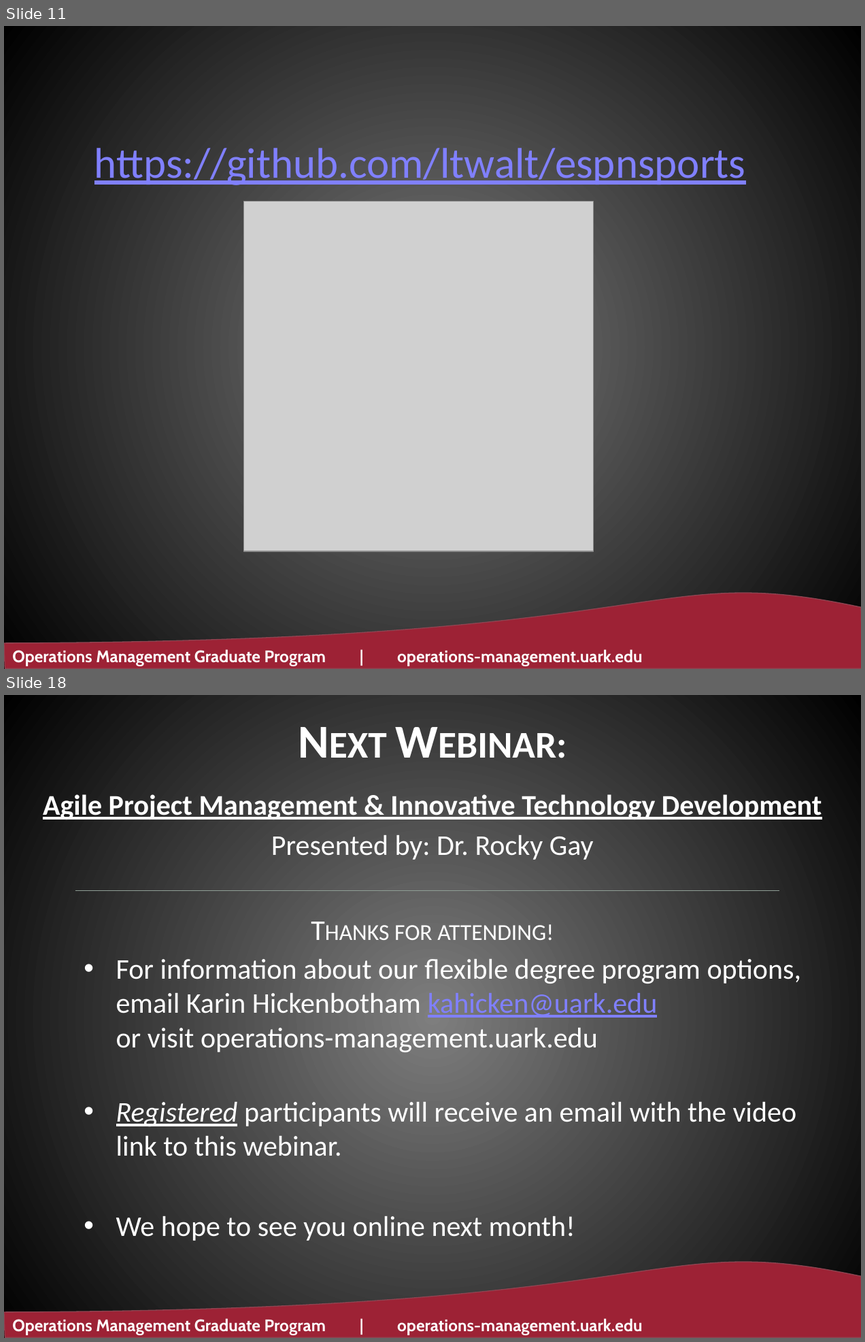
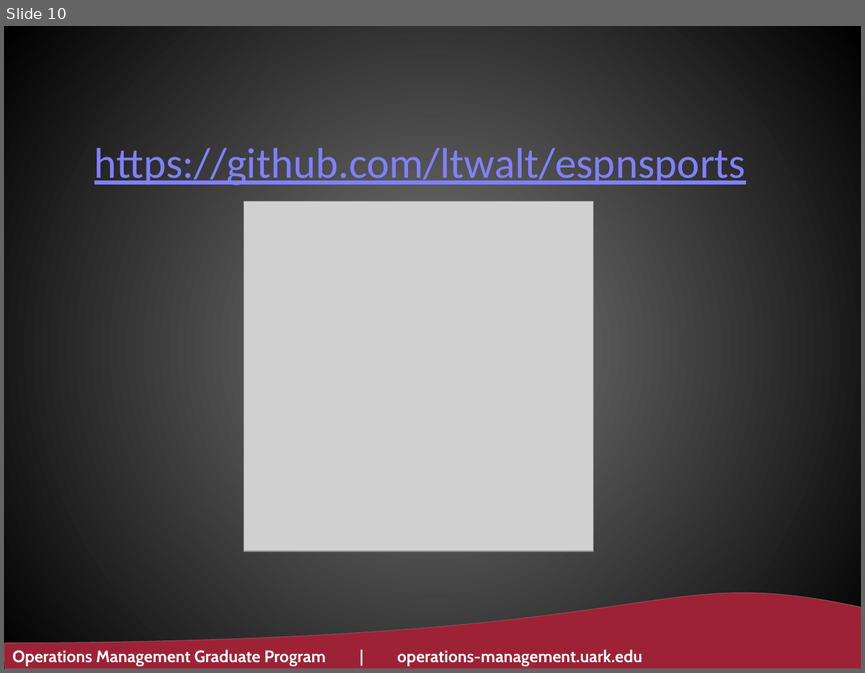
Before and after one commit to ltwalt/espnsports, a slide deck: Before Slide Moves - U of Ark.pptx. Shown one above the other, each under a label of ours: slides 11 and 18 before the commit, slide 10 after it; the slides between them are not shown. The pictures are 865x1342 and 865x673 pixels, drawn with LibreOffice and Linux fonts; fonts in the diff are those of the drawing; grey boxes stand for pictures; background and template pictures are left out. Boxes give left, top, right and bottom in pixels: in the first picture for what was removed or moved away, otherwise in the second. Text is boxed around its words. In the diff, an @@ line names an element or a change of style, - is before the commit and + after.

```diff
--- a/Before Slide Moves - U of Ark.pptx
+++ b/Before Slide Moves - U of Ark.pptx
@@ slide 18 removed at box(4, 695, 861, 1338), background gradient #7F7F7F to #000000; not listed: 2 template elements that a slide beside it also shows @@
@@ text removed at box(43, 794, 821, 860) @@
-Agile Project Management & Innovative Technology Development
-Presented by: Dr. Rocky Gay
@@ line removed from (75, 890) to (779, 890) @@
@@ text removed at box(394, 924, 553, 940) @@
-Thanks for attending!
@@ text removed at box(116, 959, 802, 1240) @@
-• For information about our flexible degree program options, email Karin Hickenbotham kahicken@uark.edu
-  or visit operations-management.uark.edu
-• Registered participants will receive an email with the video link to this webinar.
-• We hope to see you online next month!
@@ title removed at box(432, 1217, 483, 1236) @@
-Next Webinar:
@@ what was slide 11 is now slide 10 @@
```
Also in this commit, not shown: 17 slides changed, 2 slides added, 8 other slides removed, 5 other files.
